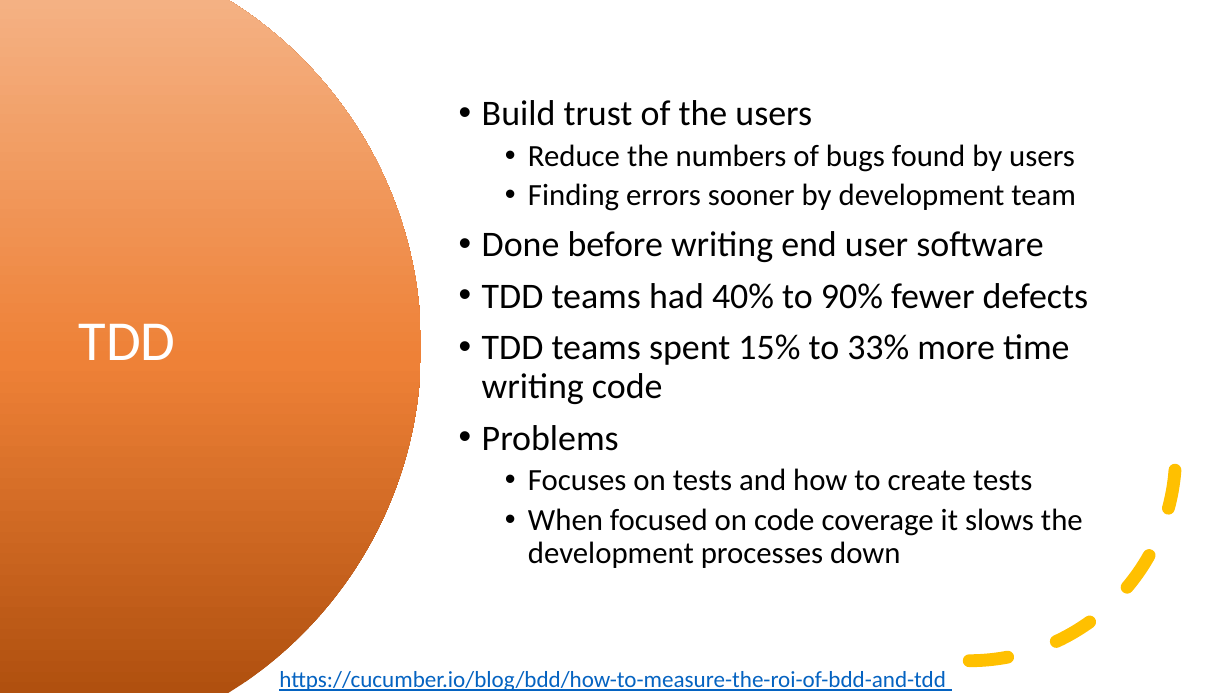
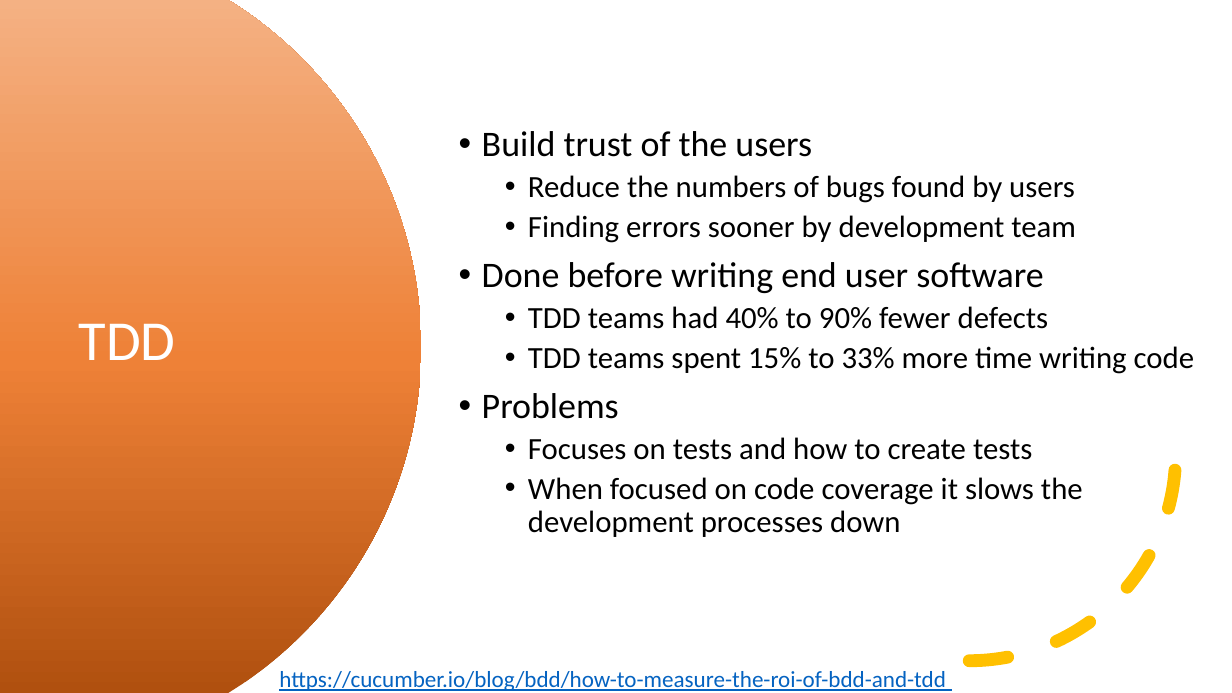
Before and after one commit to kevmoens/ThatConference2023, a slide deck: slide 8 of ThatConference2023.pptx (slide 10 before the commit). Drawn at 1232x693 pixels with LibreOffice and Linux fonts; fonts in the diff are those of the drawing. Boxes give left, top, right and bottom in pixels: in the first picture for what was removed or moved away, otherwise in the second. Text is boxed around its words. In the diff, an @@ line names an element or a change of style, - is before the commit and + after.

```diff
--- a/ThatConference2023.pptx
+++ b/ThatConference2023.pptx
@@ text at bbox=[528, 306, 1194, 374]: size 28 to 24 pt in "TDD teams had 40% to 90% fewer ...", "TDD teams spent 15% to 33% more ..."; list level 1 to 2 in "TDD teams had 40% to ..."; list level 1 to 2 in "TDD teams spent 15% to ..." @@
```
Also in this commit, not shown: 2 other slides changed, 1 slide removed, 1 other file.
